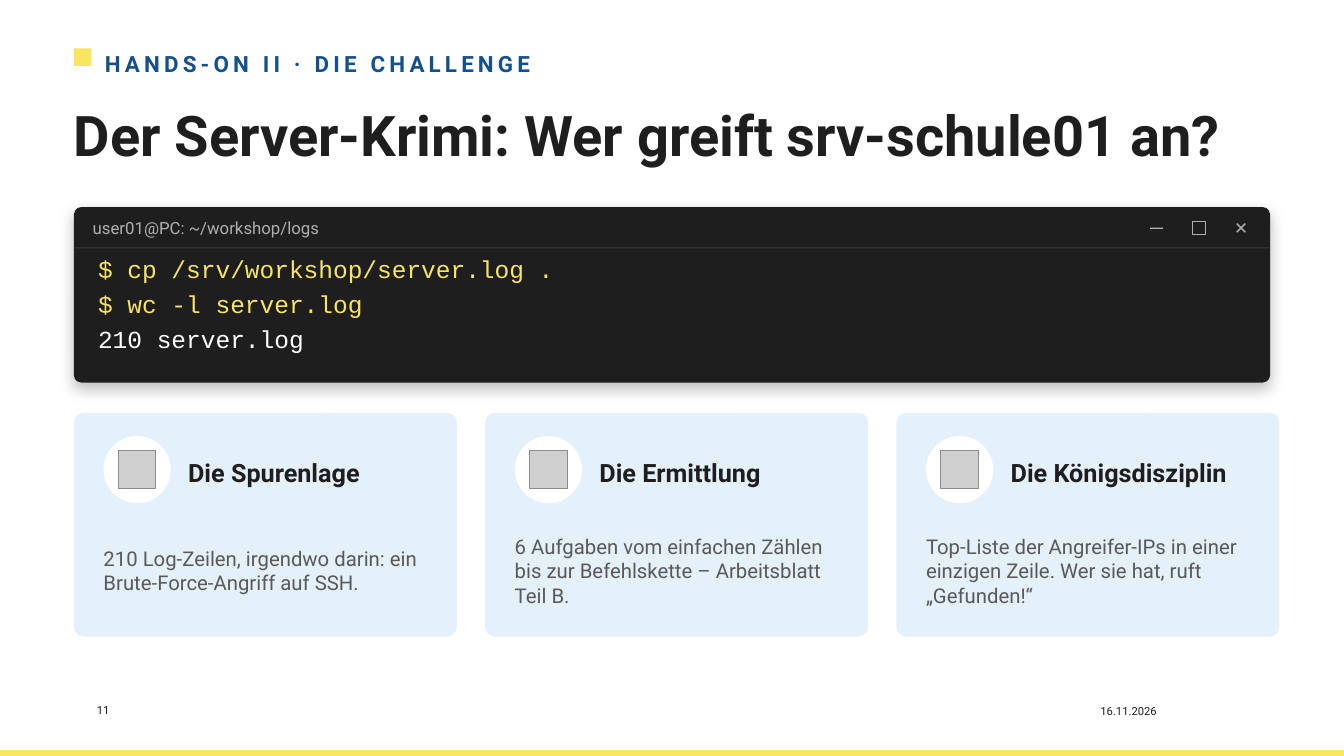
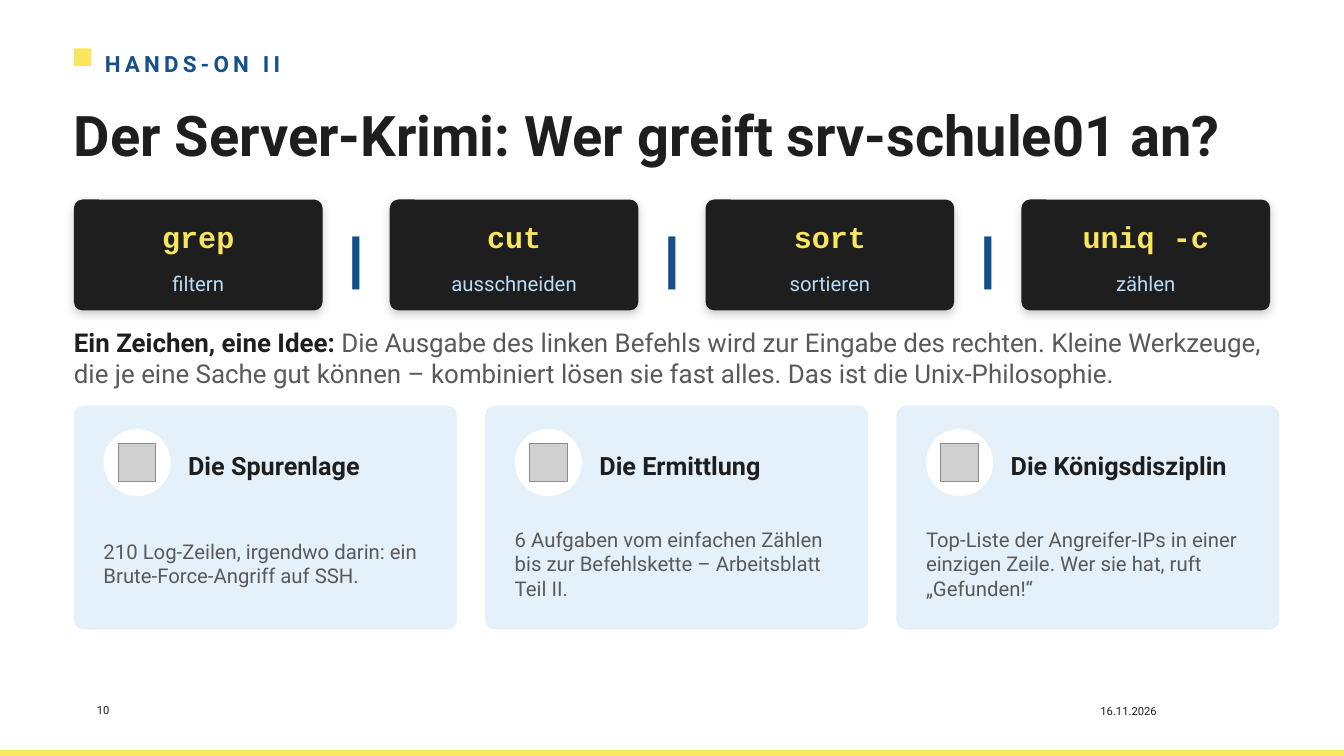
Before and after one commit to HerrZI/wsl2-school-lab, a slide deck: slide 10 of dokumente/Workshop_WSL2_Linux_unterrichten_neu.pptx (slide 11 before the commit). Drawn at 1344x756 pixels with LibreOffice and Linux fonts; fonts in the diff are those of the drawing; grey boxes stand for pictures; background and template pictures are left out. Boxes give left, top, right and bottom in pixels: in the first picture for what was removed or moved away, otherwise in the second. Text is boxed around its words. In the diff, an @@ line names an element or a change of style, - is before the commit and + after.

```diff
--- a/dokumente/Workshop_WSL2_Linux_unterrichten_neu.pptx
+++ b/dokumente/Workshop_WSL2_Linux_unterrichten_neu.pptx
@@ text at bbox=[105, 56, 280, 73]: text changed @@
-HANDS-ON II · DIE CHALLENGE
+HANDS-ON II
@@ rounded rectangle removed at bbox=[74, 208, 1270, 383] @@
@@ rounded rectangle added at bbox=[74, 200, 323, 311], fill #1E1E1E @@
@@ text added at bbox=[326, 205, 387, 306], 40 pt, text #14508D, bold @@
+|
@@ rounded rectangle added at bbox=[390, 200, 639, 311], fill #1E1E1E @@
@@ text added at bbox=[641, 205, 703, 306], 40 pt, text #14508D, bold @@
+|
@@ rounded rectangle added at bbox=[706, 200, 955, 311], fill #1E1E1E @@
@@ text added at bbox=[957, 205, 1018, 306], 40 pt, text #14508D, bold @@
+|
@@ rounded rectangle added at bbox=[1021, 200, 1270, 311], fill #1E1E1E @@
@@ text removed at bbox=[93, 221, 319, 238] @@
-user01@PC: ~/workshop/logs
@@ text added at bbox=[162, 232, 234, 255], 21.5 pt, text #FAE55F, bold @@
+grep
@@ text added at bbox=[487, 228, 541, 249], 21.5 pt, text #FAE55F, bold @@
+cut
@@ text added at bbox=[794, 228, 866, 249], 21.5 pt, text #FAE55F, bold @@
+sort
@@ text added at bbox=[1083, 227, 1209, 255], 21.5 pt, text #FAE55F, bold @@
+uniq -c
@@ rectangle removed at bbox=[1150, 228, 1164, 229] @@
@@ rectangle removed at bbox=[1193, 222, 1206, 235] @@
@@ text removed at bbox=[1226, 213, 1256, 243] @@
-✕
@@ rectangle removed at bbox=[74, 248, 1270, 249] @@
@@ text removed at bbox=[98, 260, 524, 353] @@
-$ cp /srv/workshop/server.log .
-$ wc -l server.log
-210 server.log
@@ text added at bbox=[172, 275, 224, 291], 14.5 pt, text #BADCF6 @@
+filtern
@@ text added at bbox=[451, 275, 576, 291], 14.5 pt, text #BADCF6 @@
+ausschneiden
@@ text added at bbox=[790, 276, 870, 291], 14.5 pt, text #BADCF6 @@
+sortieren
@@ text added at bbox=[1116, 275, 1175, 291], 14.5 pt, text #BADCF6 @@
+zählen
@@ text added at bbox=[74, 332, 1260, 389], 18.5 pt, text #595959 @@
+Ein Zeichen, eine Idee: Die Ausgabe des linken Befehls wird zur Eingabe des rechten. Kleine Werkzeuge, die je eine Sache gut können – kombiniert lösen sie fast alles. Das ist die Unix-Philosophie.
@@ 5 texts, 3 pictures, 3 rounded rectangles, 3 ellipses: place and size @@
-5 texts, 3 pictures, 3 rounded rectangles, 3 ellipses at bbox=[74, 412, 1279, 636]
+5 texts, 3 pictures, 3 rounded rectangles, 3 ellipses at bbox=[74, 406, 1279, 630]
@@ text at bbox=[515, 531, 822, 596]: text changed @@
-6 Aufgaben vom einfachen Zählen bis zur Befehlskette – Arbeitsblatt Teil B.
+6 Aufgaben vom einfachen Zählen bis zur Befehlskette – Arbeitsblatt Teil II.
@@ page number at bbox=[97, 706, 110, 714]: text changed @@
-11
+10
```
Also in this commit, not shown: 4 other slides changed, 1 slide removed, 9 other files.
